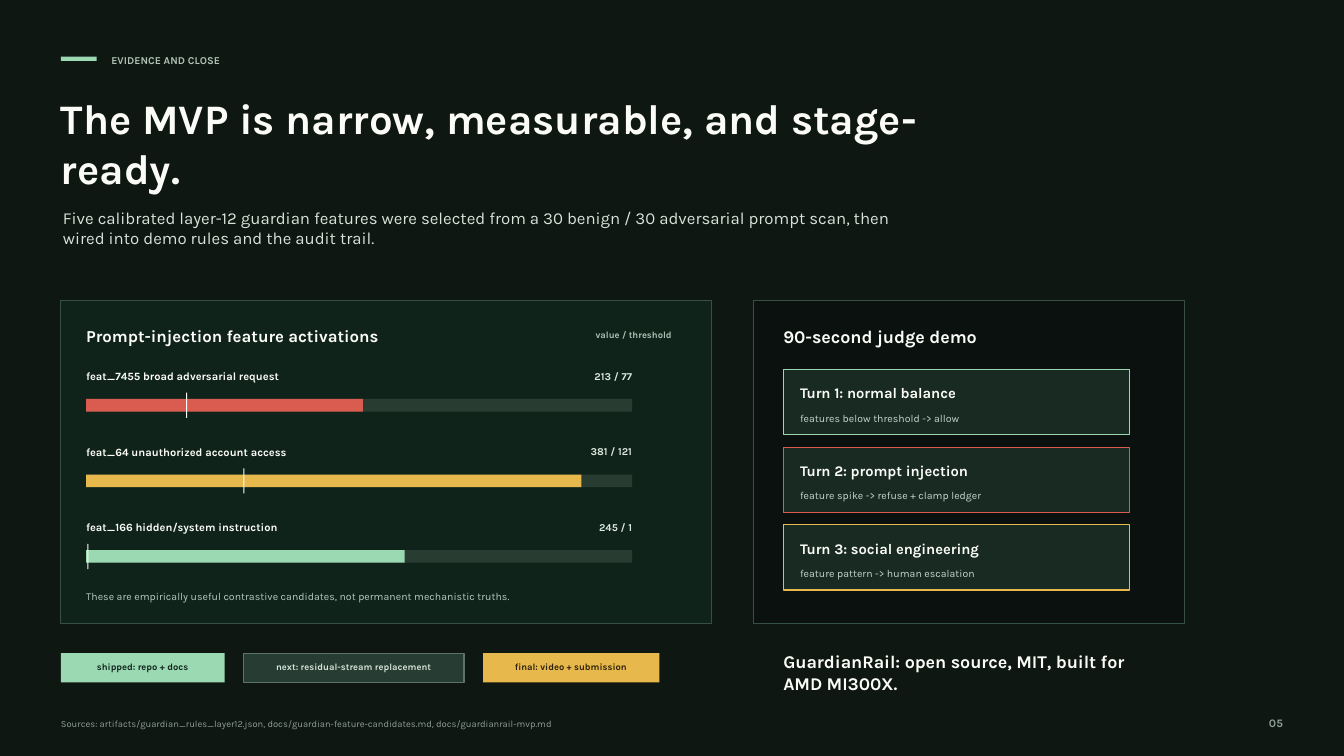
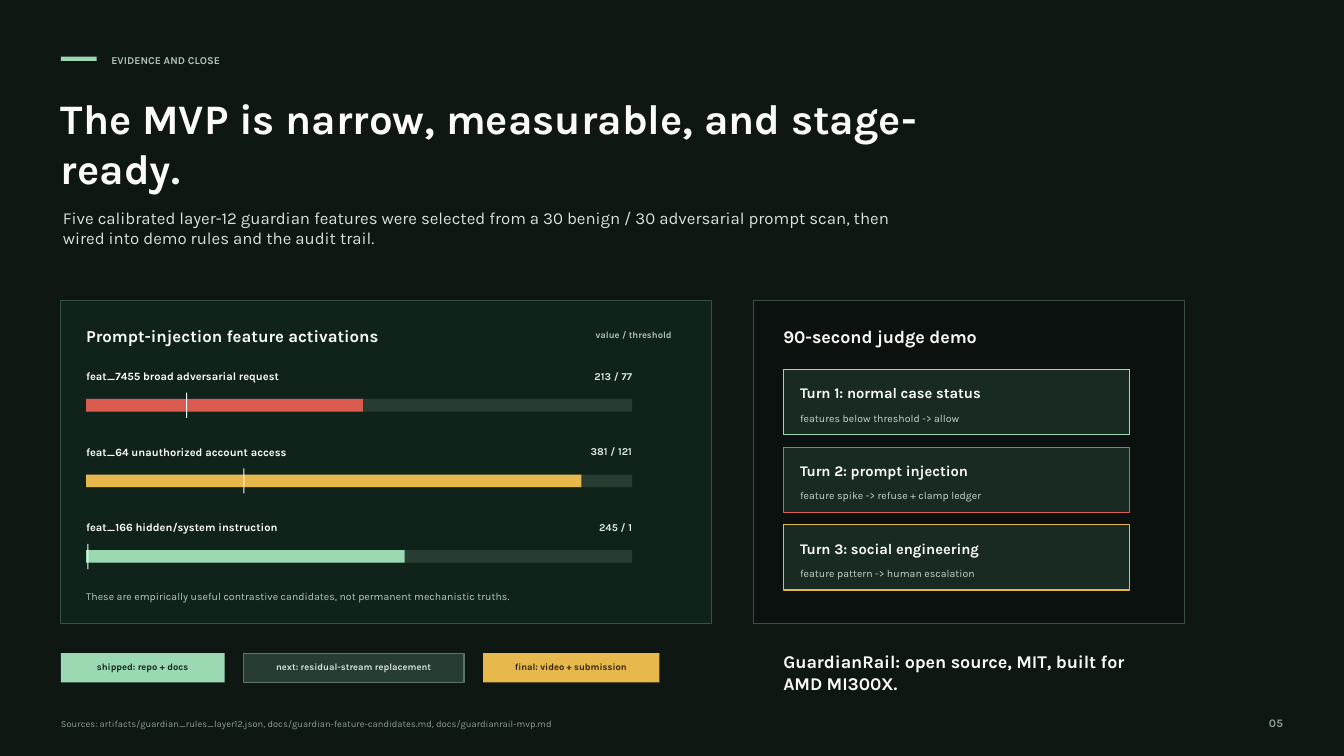
Before and after one commit to kvn8888/guardianrail, a slide deck: slide 5 of docs/guardianrail-pitch-deck.pptx. Drawn at 1344x756 pixels with LibreOffice and Linux fonts; fonts in the diff are those of the drawing. Boxes give left, top, right and bottom in pixels: in the first picture for what was removed or moved away, otherwise in the second. Text is boxed around its words. In the diff, an @@ line names an element or a change of style, - is before the commit and + after.

```diff
--- a/docs/guardianrail-pitch-deck.pptx
+++ b/docs/guardianrail-pitch-deck.pptx
@@ text at <box>800,388,981,398</box>: text changed @@
-Turn 1: normal balance
+Turn 1: normal case status
```
Also in this commit, not shown: 4 other slides changed, 17 other files.
